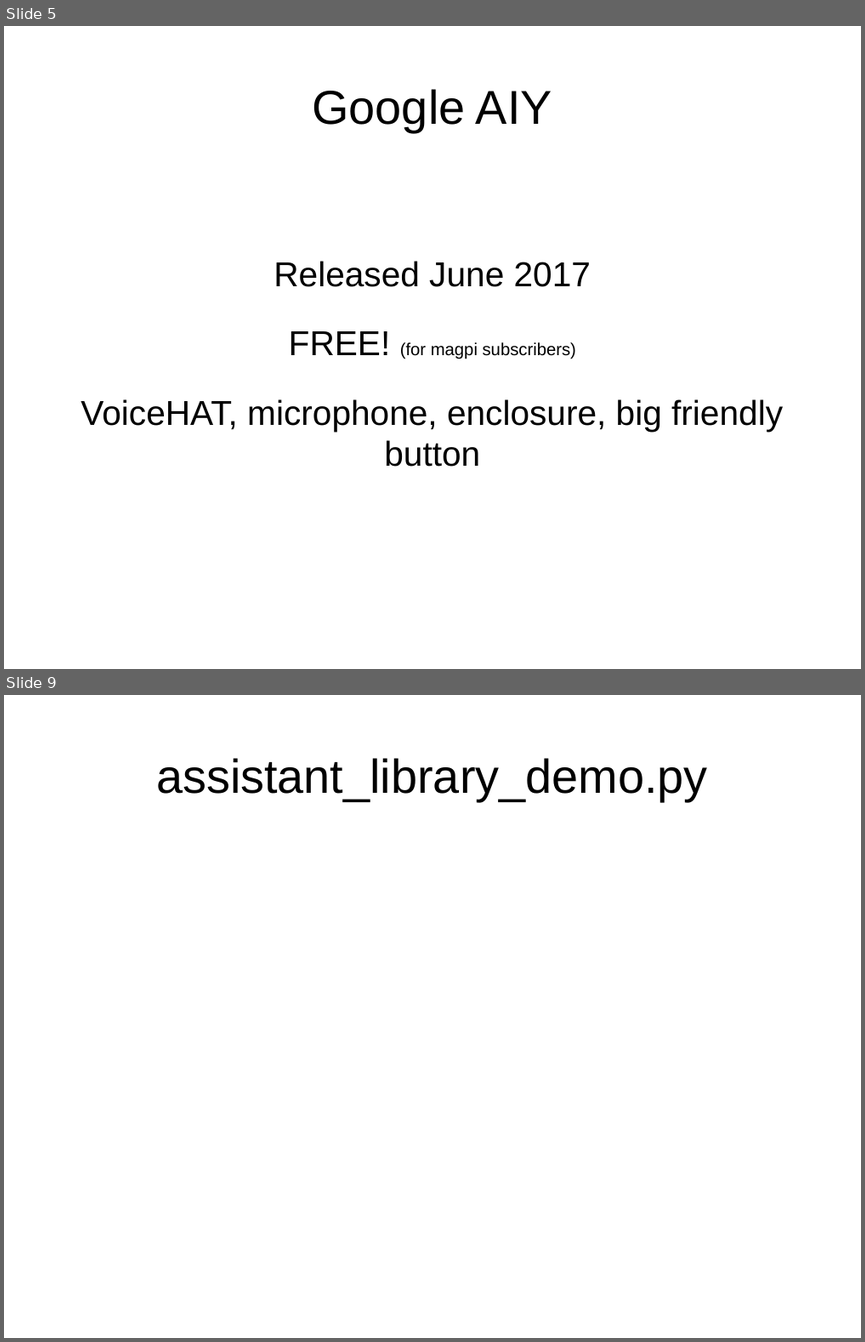
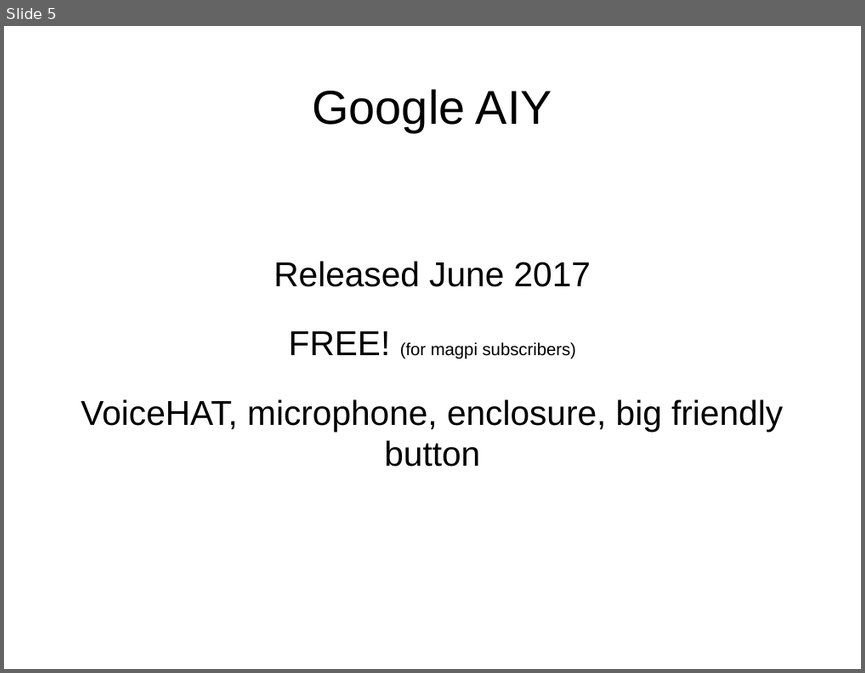
Before and after one commit to nickparlow/presentations, a slide deck: FDE AIY Workshop/FDE_AIY_presentation.odp. Shown one above the other, each under a label of ours: slides 5 and 9 before the commit, slide 5 after it; the slides between them are not shown. The pictures are 865x1342 and 865x673 pixels, drawn with LibreOffice and Linux fonts; fonts in the diff are those of the drawing. Boxes give left, top, right and bottom in pixels: in the first picture for what was removed or moved away, otherwise in the second. Text is boxed around its words. In the diff, an @@ line names an element or a change of style, - is before the commit and + after.

```diff
--- a/FDE AIY Workshop/FDE_AIY_presentation.odp
+++ b/FDE AIY Workshop/FDE_AIY_presentation.odp
@@ slide 9 removed at [4,695,861,1338], background #FFFFFF @@
@@ title removed at [156,758,708,801] @@
-assistant_library_demo.py
```
Also in this commit, not shown: 3 slides changed, 3 slides added, 1 other slide removed, 2 other files.
